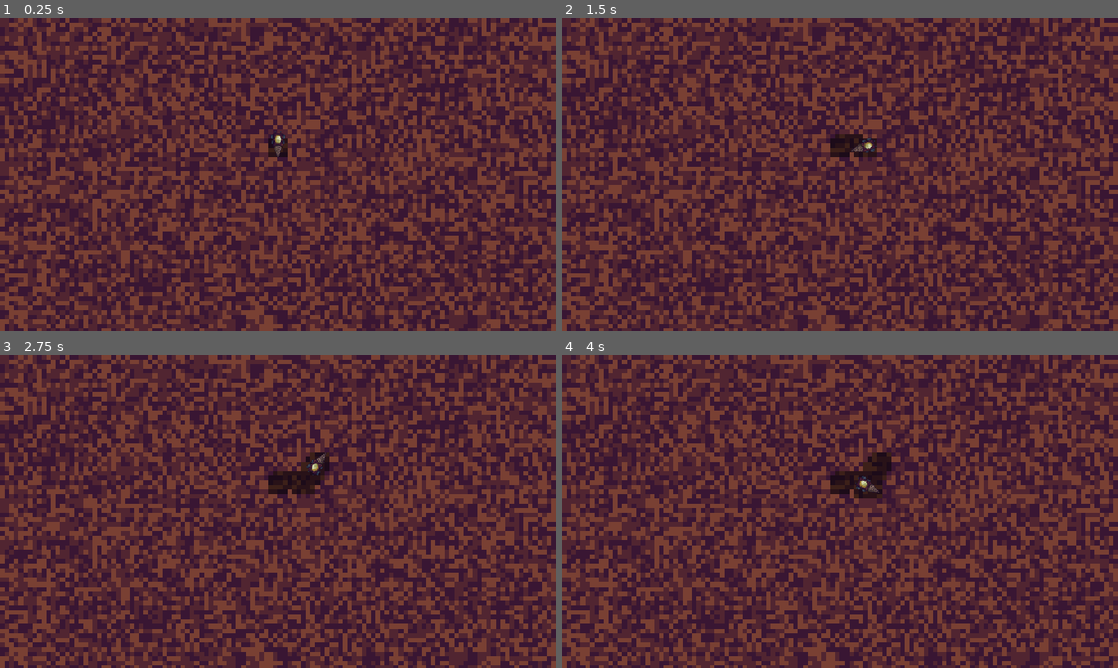
Above: before the commit, frames 1-4 (two rows, left to right).
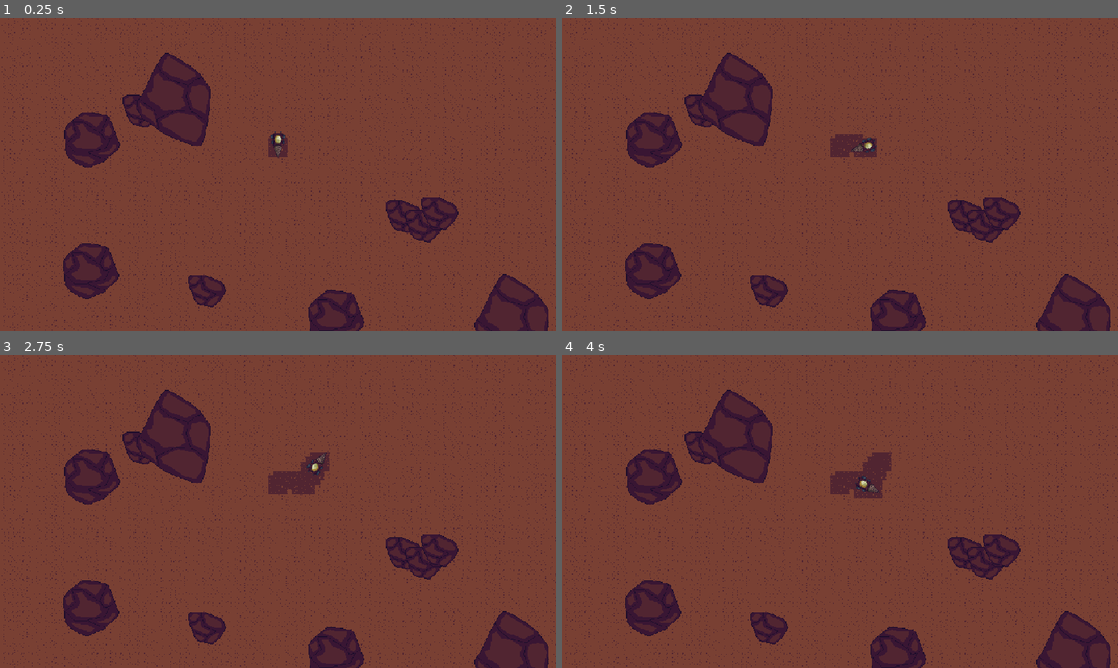
Above: after the commit, the same moments.

Repository: indie-ian/save-the-core
Game: Godot game, scene res://environment/earth_layers.tscn
The game is run twice, just before and just after one commit, with the same random seed, the same clock (stepped at 60 frames per second) and the same inputs. This scene is started directly instead of the project's main scene.
Inputs (mouse positions are in pixels of both pictures, inside the frame that each line leads up to):
- Up to frame 1 (0.25 s): no input
- Up to frame 2 (1.5 s): tap Enter at 0.5 s; move the mouse to (962, 158) at 0.52 s; hold Up (ui_up) 0.53-1.28 s; click (962, 158) at 0.67 s; move the mouse to (728, 190) at 1.27 s
- Up to frame 3 (2.75 s): tap Space at 2 s; move the mouse to (333, 442) at 2.02 s; hold Up (ui_up) from 2.03 s (still down)
- Up to frame 4 (4 s): move the mouse to (812, 574) at 2.77 s; click (812, 574) at 2.92 s; move the mouse to (1006, 558) at 3.52 s; release Up (ui_up) at 3.53 s

The runs differ from the first frame. In frame 1, 62% of the frame differs, in the area x 0-100%, y 0-100%; in frame 2, 63%; in frame 3, 63%; in frame 4, 63%.

Commit message:
Added damage deposits, Updated layer logic

Diff:
--- a/environment/layers/classes/earth_layer_class.gd
+++ b/environment/layers/classes/earth_layer_class.gd
@@ -1,6 +1,7 @@
 extends Node2D
 class_name EarthLayer
 
+#region Tile Map Layer Generation
 @export_enum(
 	"CRUST",
 	"UPPER_MANTLE",
@@ -9,16 +10,17 @@
 	"INNER_CORE",
 	) var layer_type: String
 @export_range(64,6400,64) var layer_depth: int = 64 # Divisible by 64
-@export var damage_deposit_count: int = 0
+@export var damage_deposit_count: int = 10
 @export var health_deposit_count: int = 0
 @export var slow_deposit_count: int = 0
 
+# Tile set pngs used for layer generation
 const CRUST_BACKGROUND_TILES: String = "uid://bb6f5hfhnpoy5"
 const CRUST_FOREGROUND_TILES: String = "uid://co8rcfht5qxyy"
 
+# Variables for the tile map layer generation
 var layer_width: int
 var tile_size: Vector2i = Vector2i(8,8)
-
 var background_tile_texture: Texture2D
 var foreground_tile_texture: Texture2D
 var background_tile_set: TileSet
@@ -30,10 +32,35 @@
 
 @onready var background: TileMapLayer = $Background
 @onready var foreground: TileMapLayer = $Foreground
+#endregion
+
+#region Object Generation
+@export var spawn_pos_offset: float = 32.0
+
+var static_spawn_spacing: int = 160
+var static_spawn_zone_start: Vector2
+var static_spawn_zone_end: Vector2
+var static_spawn_zone_current: Vector2
+var floating_spawn_zone_x: float
+var floating_spawn_zone_y: Vector2
+var damage_objects: Array[DamageDeposit]
+
+@onready var damage_container: Node2D = $DamageContainer
+@onready var spawn_timer: Timer = $SpawnTimer
+#endregion
 
 
 func _ready() -> void:
 	_create_layer_tile_map.call_deferred()
+
+	static_spawn_zone_start = Vector2(global_position.x + spawn_pos_offset, global_position.y + spawn_pos_offset)
+	static_spawn_zone_end = Vector2(get_viewport_rect().size.x - spawn_pos_offset, layer_depth - spawn_pos_offset)
+
+	floating_spawn_zone_x = get_viewport_rect().size.x + spawn_pos_offset
+	floating_spawn_zone_y = Vector2(global_position.y + spawn_pos_offset, layer_depth - spawn_pos_offset)
+
+	_setup_spawn_objects()
+
 
 func _create_layer_tile_map() -> void:
 	background_tile_source = TileSetAtlasSource.new()
@@ -92,10 +119,10 @@
 			background_atlas_coords.append(atlas_coords)
 
 	var tile_collision_polygon: PackedVector2Array = PackedVector2Array([
-				Vector2(-tile_size.x/2, -tile_size.y/2),
-				Vector2(tile_size.x/2, -tile_size.y/2),
-				Vector2(tile_size.x/2, tile_size.y/2),
-				Vector2(-tile_size.x/2, tile_size.y/2),
+				Vector2(-tile_size.x/2.0, -tile_size.y/2.0),
+				Vector2(tile_size.x/2.0, -tile_size.y/2.0),
+				Vector2(tile_size.x/2.0, tile_size.y/2.0),
+				Vector2(-tile_size.x/2.0, tile_size.y/2.0),
 				])
 
 	for x_pos in int(foreground_tile_texture.get_size().x / tile_size.x):
@@ -123,3 +150,23 @@
 		@warning_ignore("integer_division")
 		for y_pos in int(layer_depth / tile_size.y):
 			foreground.set_cell(Vector2i(x_pos,y_pos), 0, foreground_atlas_coords.pick_random())
+
+
+func _setup_spawn_objects() -> void:
+	match layer_type:
+		"CRUST":
+			for count in damage_deposit_count:
+				var new_deposit: DamageDeposit = ObjectFactory.create_static_damage_deposit(
+					Library.DepositSize.values().pick_random()
+					)
+				damage_container.add_child(new_deposit)
+				new_deposit.global_position.x = randf_range(static_spawn_zone_start.x, static_spawn_zone_end.x)
+				new_deposit.global_position.y = randf_range(static_spawn_zone_start.y, static_spawn_zone_end.y)
+		"UPPER_MANTLE":
+			pass
+		"LOWER_MANTLE":
+			pass
+		"OUTER_CORE":
+			pass
+		"INNER_CORE":
+			pass
--- a/environment/layers/scenes/crust.tscn
+++ b/environment/layers/scenes/crust.tscn
@@ -11,3 +11,7 @@
 [node name="Background" type="TileMapLayer" parent="." unique_id=1761498930]
 
 [node name="Foreground" type="TileMapLayer" parent="." unique_id=868927197]
+
+[node name="DamageContainer" type="Node2D" parent="." unique_id=833726002]
+
+[node name="SpawnTimer" type="Timer" parent="." unique_id=384606496]
--- /dev/null
+++ b/environment/objects/classes/damage_deposit_class.gd
@@ -0,0 +1,28 @@
+extends CharacterBody2D
+class_name DamageDeposit
+
+enum SizeType { LARGE, MEDIUM, SMALL }
+
+const SPEED_MIN: float = 100.0
+const SPEED_MAX: float = 125.0
+
+@export var floating: bool = false
+@export var size_type: SizeType
+
+var manual_placement: bool = true
+var speed: float = 0
+
+@onready var deposit_sprite: Sprite2D = $DepositSprite
+
+func _init(manual_place: bool = true, spawn_floating: bool = false) -> void:
+
+	manual_placement = manual_place
+	floating = spawn_floating
+	speed = randf_range(SPEED_MIN,SPEED_MAX)
+
+func _physics_process(delta: float) -> void:
+	if floating:
+		global_position.x -= speed * delta
+
+		if global_position.x < -100:
+			queue_free()
--- /dev/null
+++ b/environment/objects/classes/object_factory.gd
@@ -0,0 +1,41 @@
+extends Node
+class_name ObjectFactory
+
+const LARGE_DAMAGE_DEPOSIT_SCENE: String = "uid://dxcygfhn4d26s"
+const MEDIUM_DAMAGE_DEPOSIT_SCENE: String = "uid://d4efd2wuk8jyh"
+const SMALL_DAMAGE_DEPOSIT_SCENE: String = "uid://eka4lmkl2k3a"
+
+
+static func create_static_damage_deposit(deposit_size: Library.DepositSize) -> DamageDeposit:
+	match deposit_size:
+		Library.DepositSize.LARGE:
+			var new_deposit_scene: PackedScene = load(LARGE_DAMAGE_DEPOSIT_SCENE)
+			var new_deposit: DamageDeposit = new_deposit_scene.instantiate()
+			return new_deposit
+		Library.DepositSize.MEDIUM:
+			var new_deposit_scene: PackedScene = load(MEDIUM_DAMAGE_DEPOSIT_SCENE)
+			var new_deposit: DamageDeposit = new_deposit_scene.instantiate()
+			return new_deposit
+		Library.DepositSize.SMALL:
+			var new_deposit_scene: PackedScene = load(SMALL_DAMAGE_DEPOSIT_SCENE)
+			var new_deposit: DamageDeposit = new_deposit_scene.instantiate()
+			return new_deposit
+		_:
+			printerr("Object Factory : create_static_damage_deposit : Deposit size not found.")
+			return null
+
+
+static func create_floating_damage_deposit() -> void:
+	pass
+
+static func create_static_health_deposit() -> void:
+	pass
+
+static func create_floating_health_deposit() -> void:
+	pass
+
+static func create_static_slow_deposit() -> void:
+	pass
+
+static func create_floating_slow_deposit() -> void:
+	pass
--- /dev/null
+++ b/environment/objects/scenes/large_damage_deposit.tscn
@@ -0,0 +1,14 @@
+[gd_scene format=3 uid="uid://dxcygfhn4d26s"]
+
+[ext_resource type="Script" uid="uid://tcyp1ib2og8s" path="res://environment/objects/classes/damage_deposit_class.gd" id="1_s5tsh"]
+[ext_resource type="Texture2D" uid="uid://dvuyb53k2dfpm" path="res://environment/objects/sprites/large_damage_deposit.png" id="2_k2afp"]
+
+[node name="LargeDamageDeposit" type="CharacterBody2D" unique_id=322803910]
+script = ExtResource("1_s5tsh")
+metadata/_custom_type_script = "uid://tcyp1ib2og8s"
+
+[node name="DepositCollision" type="CollisionPolygon2D" parent="." unique_id=1520236765]
+polygon = PackedVector2Array(-63, 4, -52, -9, -21, -71, -13, -78, -9, -78, 19, -62, 44, -42, 62, -16, 60, 15, 52, 64, 46, 77, 33, 78, -8, 61, -21, 54, -37, 40, -53, 32, -60, 16)
+
+[node name="DepositSprite" type="Sprite2D" parent="." unique_id=1622756469]
+texture = ExtResource("2_k2afp")
--- /dev/null
+++ b/environment/objects/scenes/medium_damage_deposit.tscn
@@ -0,0 +1,15 @@
+[gd_scene format=3 uid="uid://d4efd2wuk8jyh"]
+
+[ext_resource type="Script" uid="uid://tcyp1ib2og8s" path="res://environment/objects/classes/damage_deposit_class.gd" id="1_x4alk"]
+[ext_resource type="Texture2D" uid="uid://dykxmsl871d7t" path="res://environment/objects/sprites/medium_damage_deposit.png" id="2_f7cok"]
+
+[node name="MediumDamageDeposit" type="CharacterBody2D" unique_id=129860413]
+script = ExtResource("1_x4alk")
+size_type = 1
+metadata/_custom_type_script = "uid://tcyp1ib2og8s"
+
+[node name="DepositCollision" type="CollisionPolygon2D" parent="." unique_id=729463131]
+polygon = PackedVector2Array(-46, -16, -42, -24, -15, -46, 4, -45, 26, -40, 31, -33, 46, 8, 44, 15, 25, 31, 21, 35, -5, 46, -12, 45, -24, 40, -36, 31, -43, 24)
+
+[node name="DepositSprite" type="Sprite2D" parent="." unique_id=1390397817]
+texture = ExtResource("2_f7cok")
--- /dev/null
+++ b/environment/objects/scenes/small_damage_deposit.tscn
@@ -0,0 +1,15 @@
+[gd_scene format=3 uid="uid://eka4lmkl2k3a"]
+
+[ext_resource type="Script" uid="uid://tcyp1ib2og8s" path="res://environment/objects/classes/damage_deposit_class.gd" id="1_5xgop"]
+[ext_resource type="Texture2D" uid="uid://ckny17wh4h542" path="res://environment/objects/sprites/small_damage_deposit.png" id="2_vppgx"]
+
+[node name="SmallDamageDeposit" type="CharacterBody2D" unique_id=2143115054]
+script = ExtResource("1_5xgop")
+size_type = 2
+metadata/_custom_type_script = "uid://tcyp1ib2og8s"
+
+[node name="DepositCollision" type="CollisionPolygon2D" parent="." unique_id=1841582630]
+polygon = PackedVector2Array(-30, -23, -25, -26, -3, -26, 23, -15, 28, -10, 30, -1, 29, 5, 19, 18, 9, 26, -15, 21, -22, 11, -30, -14)
+
+[node name="DepositSprite" type="Sprite2D" parent="." unique_id=1270370142]
+texture = ExtResource("2_vppgx")
--- a/global/autoloads/library.gd
+++ b/global/autoloads/library.gd
@@ -1,4 +1,12 @@
 extends Node
+
+#region Objects
+enum DepositSize {
+	LARGE,
+	MEDIUM,
+	SMALL,
+}
+#endregion
 
 #region UI Scenes
 const SPLASH_SCENE: String = "uid://qmtiqk86qvf1"
Binary file changed: environment/layers/tilesets/crust_background_tiles.png
Binary file changed: environment/layers/tilesets/crust_foreground_tiles.png
Not shown, added: environment/objects/classes/damage_deposit_class.gd.uid
Not shown, added: environment/objects/classes/object_factory.gd.uid
Binary file added: environment/objects/sprites/large_damage_deposit.png
Not shown, added: environment/objects/sprites/large_damage_deposit.png.import
Binary file added: environment/objects/sprites/medium_damage_deposit.png
Not shown, added: environment/objects/sprites/medium_damage_deposit.png.import
Binary file added: environment/objects/sprites/small_damage_deposit.png
Not shown, added: environment/objects/sprites/small_damage_deposit.png.import
